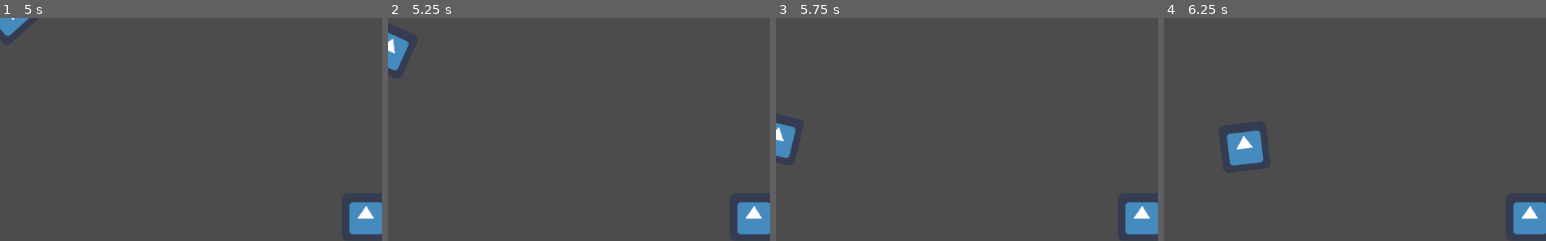
Above: before the commit, frames 1-4 (left to right).
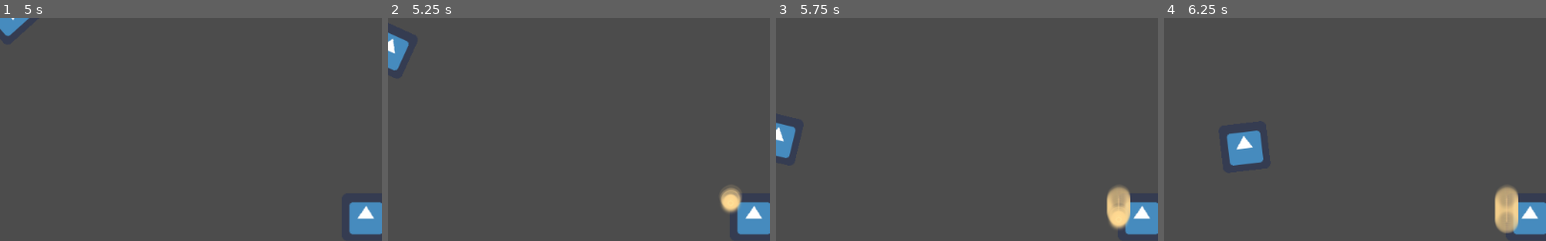
Above: after the commit, the same moments.

Repository: eunier/top-down-shooter
Game: Godot game, scene res://Main.tscn
Same seed, same stepped clock (60 frames per second), same inputs: the game is played once before the commit and once after it. The engine's default icon, where the game draws it, is replaced by a stand-in: a white triangle on a blue panel in a dark square.
Inputs (mouse positions are % of the whole screen's width and height, from its top left):
- Up to frame 1 (5 s): tap Enter at 0.5 s; move the mouse to (72, 45) at 0.52 s; press the mouse at (72, 45) at 0.53 s; hold Right (right) 0.53-1.28 s; move the mouse to (30, 55) at 1.27 s; release the mouse at (30, 55) at 1.28 s; hold Down (down) 1.28-2.03 s; click (30, 55) at 1.35 s; move the mouse to (60, 28) at 2.02 s; press the mouse at (60, 28) at 2.03 s; hold Right (right) 2.03-2.78 s; move the mouse to (45, 70) at 2.77 s; release the mouse at (45, 70) at 2.78 s; hold Up (up) 2.78-3.53 s; click (45, 70) at 2.85 s; move the mouse to (80, 65) at 3.52 s; press the mouse at (80, 65) at 3.53 s; hold Left (left) from 3.53 s (still down); move the mouse to (20, 35) at 4.27 s; release the mouse at (20, 35) at 4.28 s; click (20, 35) at 4.35 s
- Up to frame 2 (5.25 s): move the mouse to (55, 50) at 5.02 s; release Left (left) at 5.03 s; press the mouse at (55, 50) at 5.03 s; hold Down (down) from 5.03 s (still down)
- Up to frame 3 (5.75 s): keep holding Down (down)
- Up to frame 4 (6.25 s): move the mouse to (35, 25) at 5.77 s; release Down (down) at 5.78 s; release the mouse at (35, 25) at 5.78 s; hold Right (right) from 5.78 s (still down); click (35, 25) at 5.85 s
The pictures show only the part of the screen within x 0-50%, y 1-51%; the shares and areas given below are measured in that part.

Frame 1 is identical in both runs. In frame 2, 0.6% of the frame differs, in the area x 86-93%, y 75-88%; in frame 3, 1.1%; in frame 4, 1.2%, in the area x 86-93%, y 75-97%.

Commit message:
spawn hit explotion in correct location

Diff:
--- a/Main.gd
+++ b/Main.gd
@@ -1,7 +1,13 @@
 extends Node
+
+var explosion = preload("res://explosion/Explosion.tscn")
 
 func _ready():
 	$Player.connect("hit", self, "show_hit")
 
 func show_hit(location):
-	pass
+	var explosion_instance = explosion.instance()
+
+	add_child(explosion_instance)
+	explosion_instance.set_offset(location)
+	explosion_instance.play("hit")
--- /dev/null
+++ b/explosion/Explosion.gd
@@ -0,0 +1,4 @@
+extends AnimatedSprite
+
+func _ready():
+	pass # Replace with function body.
--- /dev/null
+++ b/explosion/Explosion.tscn
@@ -0,0 +1,25 @@
+[gd_scene load_steps=12 format=2]
+
+[ext_resource path="res://art/shootHit/hit_0003.png" type="Texture" id=1]
+[ext_resource path="res://art/shootHit/hit_0001.png" type="Texture" id=2]
+[ext_resource path="res://art/shootHit/hit_0000.png" type="Texture" id=3]
+[ext_resource path="res://art/shootHit/hit_0004.png" type="Texture" id=4]
+[ext_resource path="res://art/shootHit/hit_0005.png" type="Texture" id=5]
+[ext_resource path="res://art/shootHit/hit_0006.png" type="Texture" id=6]
+[ext_resource path="res://art/shootHit/hit_0007.png" type="Texture" id=7]
+[ext_resource path="res://art/shootHit/hit_0008.png" type="Texture" id=8]
+[ext_resource path="res://art/shootHit/hit_0002.png" type="Texture" id=9]
+[ext_resource path="res://explosion/Explosion.gd" type="Script" id=10]
+
+[sub_resource type="SpriteFrames" id=1]
+animations = [ {
+"frames": [ ExtResource( 3 ), ExtResource( 2 ), ExtResource( 9 ), ExtResource( 1 ), ExtResource( 4 ), ExtResource( 5 ), ExtResource( 6 ), ExtResource( 7 ), ExtResource( 8 ) ],
+"loop": false,
+"name": "hit",
+"speed": 40.0
+} ]
+
+[node name="Explosion" type="AnimatedSprite"]
+frames = SubResource( 1 )
+animation = "hit"
+script = ExtResource( 10 )
--- a/player/Player.gd
+++ b/player/Player.gd
@@ -22,6 +22,8 @@
 		velocity.y += 1
 	if Input.is_action_pressed("up"):
 		velocity.y -= 1
+	if Input.is_action_pressed("mouse_left_click"):
+		shoot()
 
 	velocity = velocity.normalized() * speed
 
--- a/project.godot
+++ b/project.godot
@@ -45,6 +45,11 @@
 , Object(InputEventKey,"resource_local_to_scene":false,"resource_name":"","device":0,"alt":false,"shift":false,"control":false,"meta":false,"command":false,"pressed":false,"scancode":83,"unicode":0,"echo":false,"script":null)
  ]
 }
+mouse_left_click={
+"deadzone": 0.5,
+"events": [ Object(InputEventMouseButton,"resource_local_to_scene":false,"resource_name":"","device":0,"alt":false,"shift":false,"control":false,"meta":false,"command":false,"button_mask":0,"position":Vector2( 0, 0 ),"global_position":Vector2( 0, 0 ),"factor":1.0,"button_index":1,"pressed":false,"doubleclick":false,"script":null)
+ ]
+}
 
 [rendering]
 
--- a/projectile/Projectile.tscn
+++ b/projectile/Projectile.tscn
@@ -1,7 +1,7 @@
 [gd_scene load_steps=4 format=2]
 
 [ext_resource path="res://projectile/Projectile.gd" type="Script" id=1]
-[ext_resource path="res://projectile/bullet.png" type="Texture" id=2]
+[ext_resource path="res://art/bullet.png" type="Texture" id=2]
 
 [sub_resource type="CapsuleShape2D" id=1]
 radius = 3.56438
Renamed: projectile/bullet.png -> art/bullet.png
Not shown, added: art/bullet.png.import
Binary file added: art/shootHit/hit_0000.png
Not shown, changed: art/shootHit/hit_0000.png.import
Binary file added: art/shootHit/hit_0001.png
Not shown, added: art/shootHit/hit_0001.png.import
Binary file added: art/shootHit/hit_0002.png
Not shown, added: art/shootHit/hit_0002.png.import
Binary file added: art/shootHit/hit_0003.png
Not shown, added: art/shootHit/hit_0003.png.import
Binary file added: art/shootHit/hit_0004.png
Not shown, added: art/shootHit/hit_0004.png.import
(and 8 more such lines)
